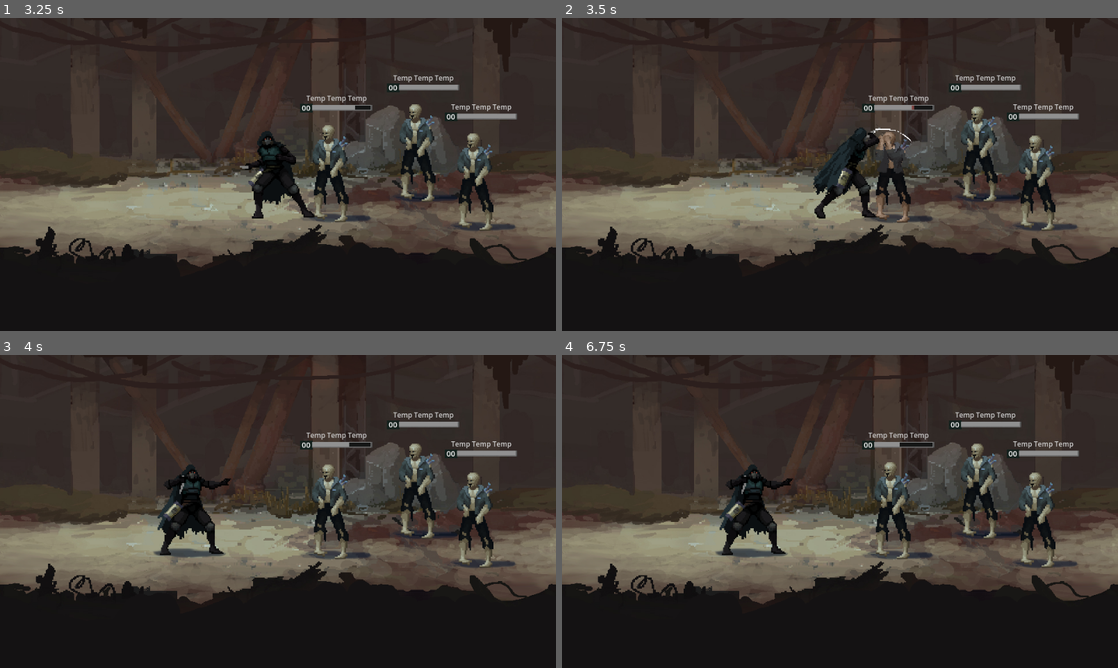
Above: before the commit, frames 1-4 (two rows, left to right).
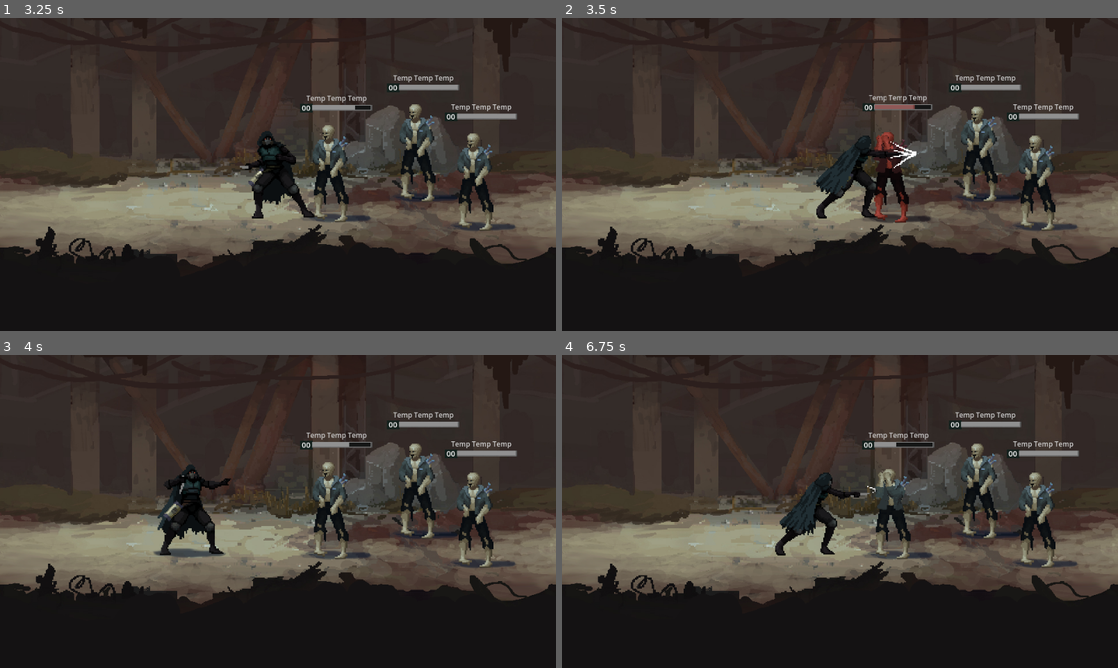
Above: after the commit, the same moments.

Repository: lynxLoad/biosplit
Game: Godot game, scene res://game/arena/arena.tscn
Two runs of this game, one before a commit and one after it. Both use one fixed random seed, a clock stepped at 60 frames per second and the inputs below.
Inputs:
- Up to frame 1 (3.25 s): hold Z (attack) 0.53-1.28 s; tap X (block) at 0.8, 1.35, 2.3, 2.85 s; tap Z (attack) at 1.55, 3.05 s; hold Z (attack) 2.03-2.78 s
- Up to frame 2 (3.5 s): no input
- Up to frame 3 (4 s): hold Z (attack) from 3.53 s (still down); tap X (block) at 3.8 s
- Up to frame 4 (6.75 s): release Z (attack) at 4.28 s; tap X (block) at 4.35, 5.3, 5.85 s; tap Z (attack) at 4.55, 6.05 s; hold Z (attack) 5.03-5.78 s; hold Z (attack) from 6.53 s (still down)

Frame 1 is identical in both runs. In frame 2, 2.1% of the frame differs, in the area x 45-67%, y 24-66%; in frame 3, 0.3%; in frame 4, 3.6%, in the area x 27-63%, y 28-65%.

Commit message:
refactor: shorten combat and bar scripts without behavior changes

Diff:
--- a/assets/resources/character_stats/cs_enemy.tres
+++ b/assets/resources/character_stats/cs_enemy.tres
@@ -6,3 +6,4 @@
 script = ExtResource("1_alds1")
 name = &"Enemy"
 block_damage_reduction = 2.0
+block_chance = 0.4
--- a/game/characters/bar.gd
+++ b/game/characters/bar.gd
@@ -34,45 +34,32 @@
 var _base_size: Vector2
 var _pulse_time: float = 0.0
 
+
 func _ready() -> void:
-	# Переводим дочерний бар в 0..1 без снапа
 	_progress.min_value = 0.0
 	_progress.max_value = 1.0
 	_progress.step = 0.0
 	_progress.value = clampf(_progress.value, 0.0, 1.0)
 	_target = _progress.value
-
 	_base_scale = scale
 	_base_pos = position
 	_base_size = size
-
 	if show_trail:
 		_create_trail()
 
-## Создаём trail-бар: копия основного, но с tint_progress = красный.
+
+## Trail-бар — копия основного с красным tint_progress.
 ## Вставляем в дерево СРАЗУ после Under — рисуется над фоном, под основным.
 func _create_trail() -> void:
-	_trail = TextureProgressBar.new()
-	_trail.texture_progress = _progress.texture_progress
-	_trail.fill_mode = _progress.fill_mode
-	_trail.nine_patch_stretch = _progress.nine_patch_stretch
-	_trail.stretch_margin_left = _progress.stretch_margin_left
-	_trail.stretch_margin_top = _progress.stretch_margin_top
-	_trail.stretch_margin_right = _progress.stretch_margin_right
-	_trail.stretch_margin_bottom = _progress.stretch_margin_bottom
-	# Тот самый offset, чтобы trail идеально совпал с основным баром
-	_trail.texture_progress_offset = _progress.texture_progress_offset
+	_trail = _progress.duplicate() as TextureProgressBar
 	_trail.tint_progress = trail_color
 	_trail.min_value = 0.0
 	_trail.max_value = 1.0
 	_trail.step = 0.0
-	_trail.value = _progress.value
 	_trail.mouse_filter = Control.MOUSE_FILTER_IGNORE
-	_trail.position = _progress.position
-	_trail.size = _progress.size
-
 	add_child(_trail)
 	move_child(_trail, _under.get_index() + 1)
+
 
 ## Вызывать при спавне (в т.ч. при респавне из пула) — бар сразу
 ## на нужном значении, без анимации.
@@ -90,45 +77,44 @@
 	_pulse_time = 0.0
 	_apply_bar_alpha(1.0)
 
+
 ## Вызывать при изменении HP — бар сам плавно доедет.
 func update_value(current: float, maximum: float) -> void:
 	var new_target := _ratio(current, maximum)
 	var is_damage := new_target < _target - 0.0001
 	_target = new_target
 
-	_kill_tween()
+	if _tween and _tween.is_valid():
+		_tween.kill()
+	_tween = null
 	if not is_equal_approx(_progress.value, _target):
-		var duration := maxf(0.05, 3.0 / smooth_speed)
-		_tween = create_tween()
-		_tween.set_trans(Tween.TRANS_QUAD).set_ease(Tween.EASE_OUT)
-		_tween.tween_property(_progress, "value", _target, duration)
+		_tween = create_tween().set_trans(Tween.TRANS_QUAD).set_ease(Tween.EASE_OUT)
+		_tween.tween_property(_progress, "value", _target, maxf(0.05, 3.0 / smooth_speed))
 
 	if _trail:
 		_animate_trail(is_damage)
 
 	if is_damage:
 		_flash(flash_color)
-		_punch()
+		_punch(punch_scale, Tween.TRANS_ELASTIC, punch_time)
 		_shake()
 	else:
 		_flash(heal_color)
-		_punch_soft()
+		_punch(1.0 + (punch_scale - 1.0) * 0.5, Tween.TRANS_BACK, punch_time * 0.7)
+
 
 # --- Trail (полоса урона) ---
 
 func _animate_trail(is_damage: bool) -> void:
 	if _trail_tween and _trail_tween.is_valid():
 		_trail_tween.kill()
-
+	_trail_tween = null
 	if not is_damage:
-		# Хил — trail мгновенно подтягивается
 		_trail.value = _target
 		return
+	_trail_tween = create_tween().set_trans(Tween.TRANS_QUAD).set_ease(Tween.EASE_OUT)
+	_trail_tween.tween_property(_trail, "value", _target, maxf(0.1, 3.0 / trail_speed))
 
-	var duration := maxf(0.1, 3.0 / trail_speed)
-	_trail_tween = create_tween()
-	_trail_tween.set_trans(Tween.TRANS_QUAD).set_ease(Tween.EASE_OUT)
-	_trail_tween.tween_property(_trail, "value", _target, duration)
 
 # --- Flash (только на баре, чтобы не задевать лейблы) ---
 
@@ -139,41 +125,32 @@
 	_flash_tween = create_tween()
 	_flash_tween.tween_property(_progress, "self_modulate", Color.WHITE, flash_time)
 
+
 # --- Punch (масштаб всего бара — включая лейблы, так сочнее) ---
 
-func _punch() -> void:
+func _punch(to_mult: float, trans: Tween.TransitionType, duration: float) -> void:
 	if _punch_tween and _punch_tween.is_valid():
 		_punch_tween.kill()
-	scale = _base_scale * punch_scale
-	_punch_tween = create_tween()
-	_punch_tween.set_trans(Tween.TRANS_ELASTIC).set_ease(Tween.EASE_OUT)
-	_punch_tween.tween_property(self, "scale", _base_scale, punch_time)
+	scale = _base_scale * to_mult
+	_punch_tween = create_tween().set_trans(trans).set_ease(Tween.EASE_OUT)
+	_punch_tween.tween_property(self, "scale", _base_scale, duration)
 
-func _punch_soft() -> void:
-	if _punch_tween and _punch_tween.is_valid():
-		_punch_tween.kill()
-	var soft := 1.0 + (punch_scale - 1.0) * 0.5
-	scale = _base_scale * soft
-	_punch_tween = create_tween()
-	_punch_tween.set_trans(Tween.TRANS_BACK).set_ease(Tween.EASE_OUT)
-	_punch_tween.tween_property(self, "scale", _base_scale, punch_time * 0.7)
 
 # --- Shake ---
 
 func _shake() -> void:
 	if _shake_tween and _shake_tween.is_valid():
 		_shake_tween.kill()
-	_shake_tween = create_tween()
-	_shake_tween.set_trans(Tween.TRANS_SINE)
+	_shake_tween = create_tween().set_trans(Tween.TRANS_SINE)
 	var steps := 5
 	for i in steps:
 		var strength := shake_pixels * (1.0 - float(i) / steps)
-		var offset := Vector2(
+		_shake_tween.tween_property(self, "position", _base_pos + Vector2(
 			randf_range(-strength, strength),
 			randf_range(-strength * 0.4, strength * 0.4)
-		)
-		_shake_tween.tween_property(self, "position", _base_pos + offset, shake_time / steps)
+		), shake_time / steps)
 	_shake_tween.tween_property(self, "position", _base_pos, shake_time / steps)
+
 
 # --- Low HP pulse (только полосы + фон, лейблы не мигают) ---
 
@@ -186,18 +163,15 @@
 		_pulse_time = 0.0
 		_apply_bar_alpha(1.0)
 
+
 func _apply_bar_alpha(a: float) -> void:
 	_under.modulate.a = a
 	_progress.modulate.a = a
 	if _trail:
 		_trail.modulate.a = a
 
+
 # --- Utils ---
-
-func _kill_tween() -> void:
-	if _tween and _tween.is_valid():
-		_tween.kill()
-	_tween = null
 
 func _kill_all_tweens() -> void:
 	for t: Tween in [_tween, _flash_tween, _punch_tween, _shake_tween, _trail_tween]:
@@ -209,5 +183,6 @@
 	_shake_tween = null
 	_trail_tween = null
 
+
 func _ratio(current: float, maximum: float) -> float:
 	return 0.0 if maximum <= 0.0 else clampf(current / maximum, 0.0, 1.0)
--- a/game/characters/character_base.gd
+++ b/game/characters/character_base.gd
@@ -5,31 +5,22 @@
 signal damaged(amount: float)
 signal died
 signal retreat_started
-
-## ── блокирование ──
 signal block_started
 signal block_ended
 signal hit_blocked(amount: float)
 
-## ── состояния ──
 enum State { IDLE, MOVING_TO_IDLE, ATTACKING, RETREATING, BLOCKING, HIT, DEAD }
 
 @export_range(0.0, 1.0) var block_anim_lead_ratio: float = 1
-
 @export var character_stats: CharacterStats
 @export var weapon: Weapon
-
 @export var strike_distance: float = 80.0
 @export var pixels_per_unit: float = 100.0
 @export var min_phase_duration: float = 0.08
 @export var max_phase_duration: float = 1.5
-
-## Кадр по умолчанию для анимации реакции на урон. См. _pick_damage().
 @export var animation_frame_damage: int = 1
 
-## ── hit shake ──
 enum HitShakePreset { LIGHT, MEDIUM, HEAVY, CRITICAL, JAB, MAGIC, BLOCK_HIT, CUSTOM }
-
 const HIT_SHAKE_PRESETS := {
 	HitShakePreset.LIGHT:     {"distance": 6.0,  "duration": 0.18, "oscillations": 4, "decay": 0.55, "return_mult": 1.2},
 	HitShakePreset.MEDIUM:    {"distance": 14.0, "duration": 0.30, "oscillations": 7, "decay": 0.65, "return_mult": 1.5},
@@ -41,35 +32,26 @@
 }
 
 @export var hit_shake_preset: HitShakePreset = HitShakePreset.MEDIUM
-
 @export_range(0.0, 0.5) var hit_shake_distance_jitter: float = 0.1
 @export_range(0.0, 0.5) var hit_shake_duration_jitter: float = 0.0
 @export_range(0.0, 0.5) var hit_shake_decay_jitter: float = 0.0
-
 @export var hit_shake_distance: float = 14.0
 @export var hit_shake_duration: float = 0.3
 @export_range(0, 10) var hit_shake_oscillations: int = 7
 @export_range(0.0, 1.0) var hit_shake_decay: float = 0.65
 @export var hit_shake_return_mult: float = 1.5
-
 @export var flash_color: Color = Color(1, 0.4, 0.4, 1)
 @export var flash_in_duration: float = 0.05
 @export var flash_out_duration: float = 0.1
-
-## ── блок ──
 @export var block_flash_color: Color = Color(0.4, 0.65, 1.0, 1)
 @export var block_flash_in_duration: float = 0.03
 @export var block_flash_out_duration: float = 0.12
 @export var block_shake_distance: float = 6.0
-## 0 = бесконечно.
 @export var block_max_absorbed_damage: float = 0.0
-
 @export var death_knockback_distance: float = 100.0
 @export var death_knockback_duration: float = 0.45
-
 @export var death_fade_duration: float = 0.5
 @export var death_fade_delay: float = 0.0
-
 @export var z_attack_priority: int = 1000
 
 @onready var animated_sprite: AnimatedSprite2D = $AnimatedSprite2D
@@ -81,16 +63,12 @@
 var _state: State = State.IDLE
 var _action_id: int = 0
 var _z_before_attack: int = 0
-
 var _active_tween: Tween
 var _hit_shake_tween: Tween
 var _flash_tween: Tween
-var _block_flash_tween: Tween
-
 var _block_absorbed: float = 0.0
 var _last_hit_from: Vector2 = Vector2.INF
 var _sprite_base_position: Vector2
-
 var _idle_point_set: bool = false
 
 const ANIM_IDLE   := &"idle"
@@ -98,8 +76,6 @@
 const ANIM_DAMAGE := &"damage"
 const ANIM_DEATH  := &"death"
 const ANIM_BLOCK  := &"block"
-
-## Сколько максимум ждать завершения/кадра анимации. Защита от looped-anim.
 const ANIM_WAIT_TIMEOUT := 3.0
 
 
@@ -109,19 +85,15 @@
 		character_stats = CharacterStats.new()
 	character_stats = character_stats.duplicate()
 	health = character_stats.max_health
-
 	if not _idle_point_set:
 		reset_idle_point()
-
 	if animated_sprite:
 		_sprite_base_position = animated_sprite.position
-
 	_play_anim(ANIM_IDLE)
 
 
 # ── idle point ──
 
-## BattleManager должен звать это после расстановки бойцов.
 func set_idle_point(point: Vector2) -> void:
 	idle_point = point
 	_idle_point_set = true
@@ -134,30 +106,19 @@
 
 # ── state queries ──
 
-func is_busy() -> bool:
-	return _state != State.IDLE and _state != State.DEAD
-
-
-func is_dead() -> bool:
-	return _state == State.DEAD
-
-
-func is_attacking() -> bool:
-	return _state == State.ATTACKING or _state == State.RETREATING
-
-
-func is_blocking() -> bool:
-	return _state == State.BLOCKING
+func is_busy() -> bool: return _state != State.IDLE and _state != State.DEAD
+func is_dead() -> bool: return _state == State.DEAD
+func is_attacking() -> bool: return _state == State.ATTACKING or _state == State.RETREATING
+func is_blocking() -> bool: return _state == State.BLOCKING
+func get_health() -> float: return health
+func get_max_health() -> float: return character_stats.max_health if character_stats else 0.0
+func set_z_priority(priority: int) -> void: z_index = priority
 
 
 func get_block_damage_reduction() -> float:
 	if character_stats == null:
 		return 0.0
 	return maxf(0.0, character_stats.block_damage_reduction)
-
-
-func set_z_priority(priority: int) -> void:
-	z_index = priority
 
 
 # ── public actions ──
@@ -250,7 +211,6 @@
 func take_damage(amount: float, from_position: Vector2 = Vector2.INF) -> void:
 	if _state == State.DEAD:
 		return
-
 	_last_hit_from = from_position
 
 	if _state == State.BLOCKING:
@@ -260,7 +220,6 @@
 	var pick := _pick_damage()
 	var damage_anim: StringName = pick["anim"]
 
-	# Не в IDLE (атака/отход/хит) или нет анимации — применяем тихо.
 	if _state != State.IDLE or not _has_anim(damage_anim):
 		_apply_damage(amount)
 		return
@@ -272,8 +231,6 @@
 	if id != _action_id:
 		return
 	_apply_damage(amount)
-	if _state == State.DEAD:
-		return
 	await _await_anim_end(damage_anim, id)
 	if id != _action_id:
 		return
@@ -297,14 +254,6 @@
 	turn_finished.emit()
 
 
-func get_health() -> float:
-	return health
-
-
-func get_max_health() -> float:
-	return character_stats.max_health if character_stats else 0.0
-
-
 func heal(amount: float) -> void:
 	if _state == State.DEAD or amount <= 0.0:
 		return
@@ -313,27 +262,14 @@
 
 # ── hooks for subclasses ──
 
-## Возвращает { anim: StringName, frame: int } для атаки.
-## База: дефолтная анимация удара + кадр из оружия.
-## Player переопределяет и отдаёт случайный вариант attack_1/2/3 со своим кадром.
 func _pick_attack() -> Dictionary:
-	return {
-		"anim": ANIM_ATTACK,
-		"frame": weapon.animation_frame_attack if weapon else 1,
-	}
-
-
-## Возвращает { anim: StringName, frame: int } для реакции на урон.
-## База: ANIM_DAMAGE + animation_frame_damage.
+	return {"anim": ANIM_ATTACK, "frame": weapon.animation_frame_attack if weapon else 1}
+
+
 func _pick_damage() -> Dictionary:
-	return {
-		"anim": ANIM_DAMAGE,
-		"frame": animation_frame_damage,
-	}
-
-
-## Вызывается после успешного блокирования (после визуальной реакции).
-## База: проверяет разрыв блока по block_max_absorbed_damage.
+	return {"anim": ANIM_DAMAGE, "frame": animation_frame_damage}
+
+
 func _after_block_hit() -> void:
 	if block_max_absorbed_damage > 0.0 and _block_absorbed >= block_max_absorbed_damage:
 		unblock()
@@ -376,19 +312,13 @@
 	_state = State.DEAD
 	_block_absorbed = 0.0
 	_begin_action()  # ++id, kill tween
-
 	_kill_tween(_hit_shake_tween)
 	_kill_tween(_flash_tween)
-	_kill_tween(_block_flash_tween)
-
 	if animated_sprite:
 		animated_sprite.position = _sprite_base_position
 		animated_sprite.modulate = Color.WHITE
-
 	_play_anim(ANIM_DEATH)
-
 	died.emit()
-
 	_start_death_knockback()
 	_start_death_fade()
 
@@ -398,28 +328,20 @@
 func _resolve_hit_shake(preset_override: int = -1) -> Dictionary:
 	var preset: int = preset_override if preset_override >= 0 else hit_shake_preset
 	if preset == HitShakePreset.CUSTOM:
-		return {
-			"distance": hit_shake_distance,
-			"duration": hit_shake_duration,
-			"oscillations": hit_shake_oscillations,
-			"decay": hit_shake_decay,
-			"return_mult": hit_shake_return_mult,
-		}
+		return {"distance": hit_shake_distance, "duration": hit_shake_duration,
+				"oscillations": hit_shake_oscillations, "decay": hit_shake_decay,
+				"return_mult": hit_shake_return_mult}
 	return HIT_SHAKE_PRESETS.get(preset, HIT_SHAKE_PRESETS[HitShakePreset.MEDIUM])
 
 
-func _play_hit_shake(
-	from_position: Vector2,
-	distance_override: float = -1.0,
-	preset_override: int = -1
-) -> void:
+func _play_hit_shake(from_position: Vector2, distance_override: float = -1.0, preset_override: int = -1) -> void:
 	if not animated_sprite or _state == State.DEAD:
 		return
 
 	var p := _resolve_hit_shake(preset_override)
 	var distance: float = distance_override if distance_override >= 0.0 else p["distance"]
 	var duration: float = p["duration"]
-	var oscillations: int = p["oscillations"]
+	var oscillations: int = maxi(1, p["oscillations"])
 	var decay: float = p["decay"]
 	var return_mult: float = p["return_mult"]
 
@@ -437,41 +359,37 @@
 			dir = d.normalized()
 
 	_kill_tween(_hit_shake_tween)
-
 	_hit_shake_tween = create_tween()
 	_hit_shake_tween.set_trans(Tween.TRANS_SINE).set_ease(Tween.EASE_IN_OUT)
 
-	oscillations = maxi(1, oscillations)
 	var half_steps := oscillations * 2
 	var step_duration := maxf(duration / float(half_steps + 1), 0.01)
-
 	var amp := distance
 	for i in range(half_steps):
-		var sign := 1.0 if i % 2 == 0 else -1.0
-		var tw := _hit_shake_tween.tween_property(
-			animated_sprite, "position",
-			_sprite_base_position + dir * amp * sign,
-			step_duration
-		)
+		var tw := _hit_shake_tween.tween_property(animated_sprite, "position",
+			_sprite_base_position + dir * amp * (1.0 if i % 2 == 0 else -1.0), step_duration)
 		if i == 0:
 			tw.set_ease(Tween.EASE_OUT)
 		amp *= decay
-
-	_hit_shake_tween.tween_property(
-		animated_sprite, "position",
-		_sprite_base_position,
-		maxf(step_duration * return_mult, 0.01)
-	).set_ease(Tween.EASE_OUT)
+	_hit_shake_tween.tween_property(animated_sprite, "position", _sprite_base_position,
+		maxf(step_duration * return_mult, 0.01)).set_ease(Tween.EASE_OUT)
 
 
 func _flash_damage() -> void:
+	_flash(flash_color, flash_in_duration, flash_out_duration)
+
+
+func _flash_block() -> void:
+	_flash(block_flash_color, block_flash_in_duration, block_flash_out_duration)
+
+
+func _flash(color: Color, in_dur: float, out_dur: float) -> void:
 	if not animated_sprite or _state == State.DEAD:
 		return
 	_kill_tween(_flash_tween)
-	_kill_tween(_block_flash_tween)
 	_flash_tween = create_tween()
-	_flash_tween.tween_property(animated_sprite, "modulate", flash_color, flash_in_duration)
-	_flash_tween.tween_property(animated_sprite, "modulate", Color.WHITE, flash_out_duration)
+	_flash_tween.tween_property(animated_sprite, "modulate", color, in_dur)
+	_flash_tween.tween_property(animated_sprite, "modulate", Color.WHITE, out_dur)
 
 
 # ── internal: блок ──
@@ -483,7 +401,6 @@
 	var pick := _pick_damage()
 	var total := _get_anim_frame_time(pick["anim"], int(pick["frame"]))
 	var lead := total * block_anim_lead_ratio
-	var rest := total - lead
 
 	if lead > 0.0:
 		await get_tree().create_timer(lead).timeout
@@ -491,6 +408,7 @@
 			return
 	_play_anim(ANIM_BLOCK)
 
+	var rest := total - lead
 	if rest > 0.0:
 		await get_tree().create_timer(rest).timeout
 		if _state == State.DEAD:
@@ -518,27 +436,9 @@
 	await play_block_reaction(amount, from_position)
 	if _state == State.DEAD:
 		return
-
 	if leaked > 0.0:
 		_apply_damage(leaked, false)
-		if _state == State.DEAD:
-			return
-
 	_after_block_hit()
-
-
-func _flash_block() -> void:
-	if not animated_sprite or _state == State.DEAD:
-		return
-	_kill_tween(_block_flash_tween)
-	_kill_tween(_flash_tween)
-	_block_flash_tween = create_tween()
-	_block_flash_tween.tween_property(
-		animated_sprite, "modulate", block_flash_color, block_flash_in_duration
-	)
-	_block_flash_tween.tween_property(
-		animated_sprite, "modulate", Color.WHITE, block_flash_out_duration
-	)
 
 
 # ── internal: смертельный отлёт ──
@@ -547,14 +447,11 @@
 	var from := _last_hit_from
 	if from == Vector2.INF:
 		from = global_position + Vector2.DOWN
-
 	var dir := global_position - from
 	if dir.length_squared() < 0.0001:
 		dir = Vector2.UP
 	dir = dir.normalized()
-
 	var land := global_position + dir * death_knockback_distance
-
 	var pt := create_tween()
 	pt.set_trans(Tween.TRANS_QUAD).set_ease(Tween.EASE_OUT)
 	pt.tween_property(self, "global_position", land, maxf(death_knockback_duration, 0.01))
@@ -581,8 +478,7 @@
 
 
 func _has_anim(anim: StringName) -> bool:
-	return animated_sprite != null \
-		and animated_sprite.sprite_frames != null \
+	return animated_sprite != null and animated_sprite.sprite_frames != null \
 		and animated_sprite.sprite_frames.has_animation(anim)
 
 
@@ -590,9 +486,7 @@
 	if not _has_anim(anim):
 		return
 	var elapsed := 0.0
-	while id == _action_id \
-			and animated_sprite.animation == anim \
-			and animated_sprite.is_playing():
+	while id == _action_id and animated_sprite.animation == anim and animated_sprite.is_playing():
 		await get_tree().process_frame
 		elapsed += get_process_delta_time()
 		if elapsed > ANIM_WAIT_TIMEOUT:
@@ -605,13 +499,9 @@
 func _await_anim_frame(anim: StringName, frame: int, id: int) -> void:
 	if not _has_anim(anim) or frame <= 0:
 		return
-	var count := animated_sprite.sprite_frames.get_frame_count(anim)
-	var target_frame := clampi(frame, 0, maxi(count - 1, 0))
-
+	var target_frame := clampi(frame, 0, maxi(animated_sprite.sprite_frames.get_frame_count(anim) - 1, 0))
 	var elapsed := 0.0
-	while id == _action_id \
-			and animated_sprite.animation == anim \
-			and animated_sprite.is_playing():
+	while id == _action_id and animated_sprite.animation == anim and animated_sprite.is_playing():
 		if animated_sprite.frame >= target_frame:
 			return
 		await animated_sprite.frame_changed
--- a/game/characters/enemy/enemy.gd
+++ b/game/characters/enemy/enemy.gd
@@ -24,12 +24,10 @@
 	if _state == State.DEAD:
 		return
 
-	# Явный блок — база сама применит block_damage_reduction.
 	if _state == State.BLOCKING:
 		super.take_damage(amount, from_position)
 		return
 
-	# Реактивный блок — только из IDLE и только если удар ещё не обрабатывается.
 	if _state == State.IDLE and not _reactive_pending and randf() < character_stats.block_chance:
 		_reactive_block(amount, from_position)
 		return
@@ -37,8 +35,6 @@
 	super.take_damage(amount, from_position)
 
 
-## Реактивный блок: визуальная стойка + ослабление урона.
-## Не меняет _state — просто показывает блок и тихо применяет остаток.
 func _reactive_block(amount: float, from_position: Vector2) -> void:
 	_reactive_pending = true
 	_last_hit_from = from_position
@@ -50,31 +46,22 @@
 
 	if _state == State.DEAD:
 		return
-
 	if leaked > 0.0:
 		_apply_damage(leaked, false)
-		if _state == State.DEAD:
-			return
-
-	_schedule_return_to_idle()
+	if _state != State.DEAD:
+		_schedule_return_to_idle()
 
 
 func _schedule_return_to_idle() -> void:
-	if _reactive_block_tween and _reactive_block_tween.is_valid():
-		_reactive_block_tween.kill()
-
-	var hold := maxf(reactive_block_hold, reactive_block_min_hold)
+	_kill_tween(_reactive_block_tween)
 	_reactive_block_tween = create_tween()
-	_reactive_block_tween.tween_interval(hold)
+	_reactive_block_tween.tween_interval(maxf(reactive_block_hold, reactive_block_min_hold))
 	_reactive_block_tween.tween_callback(_return_to_idle_after_block)
 
 
 func _return_to_idle_after_block() -> void:
-	if _state != State.IDLE:
-		return
-	if not animated_sprite or animated_sprite.animation != ANIM_BLOCK:
-		return
-	_play_anim(ANIM_IDLE)
+	if _state == State.IDLE and animated_sprite and animated_sprite.animation == ANIM_BLOCK:
+		_play_anim(ANIM_IDLE)
 
 
 func _apply_damage(amount: float, flash: bool = true) -> void:
--- a/game/characters/player/player.gd
+++ b/game/characters/player/player.gd
@@ -1,9 +1,6 @@
 extends CharacterBase
 class_name Player
 
-## Кадр применения урона для каждой анимации атаки.
-## Ключ — имя анимации, значение — кадр, на котором наносится урон.
-## ⚠ Значения — заглушки, подгони под реальные спрайты.
 const _ATTACK_FRAMES := {
 	&"attack_1": 0,
 	&"attack_2": 1,
@@ -24,41 +21,35 @@
 		_maybe_enter_queued_block()
 
 
-## Выбирает случайный вариант атаки из доступных в спрайте и возвращает
-## пару «анимация + кадр» для нанесения урона.
 func _pick_attack() -> Dictionary:
 	var available: Array[StringName] = []
 	for anim in _ATTACK_FRAMES:
 		if _has_anim(anim):
 			available.append(anim)
 	if available.is_empty():
-		return  super()
-	var anim: StringName = available[randi() % available.size()]
+		return super()
+	var anim: StringName = available.pick_random()
 	return {"anim": anim, "frame": _ATTACK_FRAMES[anim]}
 
 
 func _unhandled_input(event: InputEvent) -> void:
 	if event.is_action_pressed(&"attack"):
 		_try_attack()
-		return
-	if event.is_action_pressed(&"block"):
+	elif event.is_action_pressed(&"block"):
 		_block_held = true
 		_try_block()
-		return
-	if event.is_action_released(&"block"):
+	elif event.is_action_released(&"block"):
 		_block_held = false
-		_on_block_release()
+		if _state == State.BLOCKING:
+			unblock()
 
 
 func _try_attack() -> void:
 	if _attack_locked or _attack_turn_active or _state == State.DEAD:
 		return
 
-	# Атака снимает активный блок. _block_held не трогаем — если кнопка
-	# ещё зажата, после отхода автоматически вернёмся в стойку.
 	if _state == State.BLOCKING:
 		unblock()
-
 	if is_busy():
 		return
 
@@ -74,36 +65,21 @@
 func _try_block() -> void:
 	if _attack_locked or _attack_turn_active or _state == State.DEAD:
 		return
-	if _state == State.BLOCKING:
-		return
-	if is_busy():
+	if _state == State.BLOCKING or is_busy():
 		return
 	block()
 
 
-func _on_block_release() -> void:
-	if _state == State.BLOCKING:
-		unblock()
-
-
 func _wait_turn_end() -> void:
-	if not is_busy():
-		await get_tree().process_frame
-		_attack_turn_active = false
-		_maybe_enter_queued_block()
-		return
-	await turn_finished
+	if is_busy():
+		await turn_finished
 	await get_tree().process_frame
 	_attack_turn_active = false
 	_maybe_enter_queued_block()
 
 
 func _maybe_enter_queued_block() -> void:
-	if not _block_held:
-		return
-	if _attack_locked or _state == State.DEAD or _attack_turn_active:
-		return
-	if _state != State.IDLE:
+	if not _block_held or _attack_locked or _attack_turn_active or _state != State.IDLE:
 		return
 	block()
 
